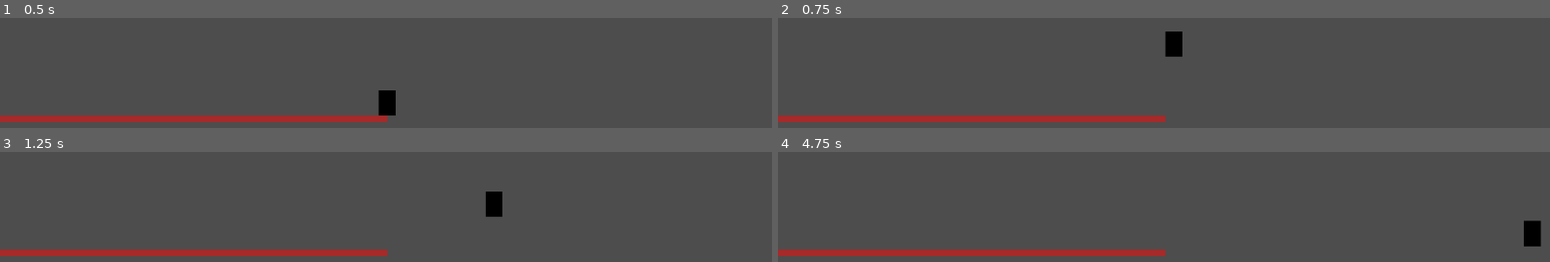
Above: before the commit, frames 1-4 (two rows, left to right).
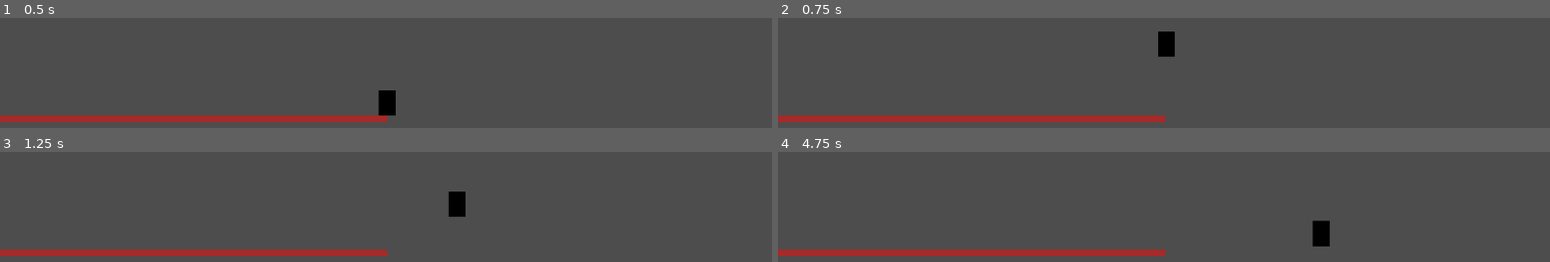
Above: after the commit, the same moments.

Repository: Darr3n2GG/2D-Platformer-Player-Object
Game: Godot game, scene res://src/scenes/test.tscn
The game is run twice, just before and just after one commit, with the same random seed, the same clock (stepped at 60 frames per second) and the same inputs. The project has no main scene, so this scene is started directly.
Inputs:
- Up to frame 1 (0.5 s): no input
- Up to frame 2 (0.75 s): tap Enter at 0.5 s; hold D (move_right) from 0.53 s (still down); hold Space (jump) from 0.53 s (still down)
- Up to frame 3 (1.25 s): keep holding D (move_right); keep holding Space (jump)
- Up to frame 4 (4.75 s): release Space (jump) at 1.28 s; tap Space (jump) at 1.35, 1.52, 1.82, 2.85, 3.02, 3.32, 4.35, 4.52 s; release D (move_right) at 2.03 s; hold A (move_left) 2.03-2.78 s; hold Space (jump) 2.03-2.78 s; hold D (move_right) 2.78-4.28 s; hold Space (jump) 3.53-4.28 s; hold A (move_left) from 4.28 s (still down)

Frame 1 is identical in both runs. In frame 2, 0.5% of the frame differs, in the area x 49-53%, y 12-36%; in frame 3, 1.0%; in frame 4, 1.1%, in the area x 69-99%, y 62-86%.

Commit message:
added stuff

Diff:
--- a/src/game_objects/Player/player.gd
+++ b/src/game_objects/Player/player.gd
@@ -19,6 +19,10 @@
 var jump_count: int = 0
 var jumping: bool = false
 
+var time_taken: float = 0.0
+var recorded: bool = false
+
+var acceleration_timer: float = 0.0
 
 @onready var animation_player: AnimationPlayer = $AnimationPlayer
 @onready var coyote_timer: Timer = $CoyoteTimer
@@ -41,18 +45,33 @@
 	elif !direction and velocity.x != 0:
 		decelerate(delta)
 
-func accelerate(direction: float, delta: float) -> void:
-	base_accelerate(max_speed * direction, acceleration_res.time, acceleration_res.curve, delta)
+func accelerate(direction_: float, delta: float) -> void:
+	if velocity.x == 0.0:
+		print("start acceleration")
+		time_taken = 0.0
+		recorded = false
+	elif abs(velocity.x) == max_speed and not recorded:
+		print("acceleration ended at time: " + str(time_taken))
+		time_taken = 0.0
+		recorded = true
+
+	if not recorded:
+		time_taken += delta
+		print(velocity.x)
+
+	if velocity.x == 0.0:
+		acceleration_timer = 0.0
+	base_accelerate(max_speed * direction_, acceleration_res.time, acceleration_res.curve, delta)
 
 func decelerate(delta: float) -> void:
 	base_accelerate(0, deceleration_res.time, deceleration_res.curve, delta)
 
-func turn_around(direction: float, delta: float):
-	base_accelerate(direction * max_speed, turn_around_res.time, turn_around_res.curve, delta)
+func turn_around(direction_: float, delta: float):
+	base_accelerate(direction_ * max_speed, turn_around_res.time, turn_around_res.curve, delta)
 
-func base_accelerate(to: float, time: float, curve: Curve, delta: float) -> void:
-	var acceleration = calculate_acceleration(velocity.x, time, max_speed, curve)
-	velocity.x = move_toward(velocity.x, to, acceleration * delta)
+func base_accelerate(to_: float, time_: float, curve_: Curve, delta: float) -> void:
+	var acceleration_ = calculate_acceleration(velocity.x, time_, max_speed, curve_)
+	velocity.x = acceleration_ * sign(to_)
 
 func base_jump() -> void:
 	jump(base_jump_velocity)
@@ -61,29 +80,32 @@
 	jump(extra_jump_velocity)
 	animation_player.play("flip")
 
-func base_wall_jump(direction_x : float) -> void:
-	wall_jump(base_jump_velocity, direction_x)
+func base_wall_jump(direction_: float) -> void:
+	wall_jump(base_jump_velocity, direction_)
 
-func jump(jump_velocity : float) -> void:
-	velocity.y = jump_velocity
+func jump(jump_velocity_: float) -> void:
+	velocity.y = jump_velocity_
 	jump_count += 1
 	jumping = true
 
-func wall_jump(jump_velocity : float, direction_x : float) -> void:
-	velocity = Vector2(direction_x * -1, 1.0) * jump_velocity
+func wall_jump(jump_velocity_: float, direction_: float) -> void:
+	velocity = Vector2(direction_ * -1, 1.0) * jump_velocity_
 	jump_count += 1
 	jumping = true
 
-func apply_gravity(delta: float, gravity: float) -> void:
-	velocity.y += gravity * delta
+func apply_gravity(delta_: float, gravity_: float) -> void:
+	velocity.y += gravity_ * delta_
 
 func get_direction() -> float:
 	return Input.get_axis("move_left", "move_right")
 
-func calculate_acceleration(initial_x_: float, time_: float, max_: float, curve_: Curve) -> float:
-	var t = clamp(abs(initial_x_) / max_, 0.0, 1.0)
-	var curve_factor = curve_.sample_baked(t)
-	return (max_ / time_) * curve_factor
+func calculate_acceleration(x_: float, time_: float, max_: float, curve_: Curve, time_step := 0.01) -> float:
+	var curve_factor = get_curve_factor(x_, max_, curve_)
+	return max_ * curve_factor
+
+func get_curve_factor(x_: float, max_: float, curve_: Curve) -> float:
+	var t = clamp(abs(x_) / max_, 0.0, 1.0)
+	return curve_.sample_baked(t)
 
 func set_jump_variables() -> void:
 	base_jump_velocity = jump_resource.calculate_base_jump_velocity()
@@ -97,7 +119,7 @@
 	coyote_timer.wait_time = coyote_frames / 60.0
 
 
-####### Unused ########
+#------------------- UNUSED -------------------#
 func calculate_smaple_offset(delta: float, bake_resolution: int, target_sample_time := 1.0 / 60.0) -> float:
 	var step_size = 1.0 / bake_resolution
 	return step_size * (delta / target_sample_time)
--- a/src/game_objects/Player/player.tscn
+++ b/src/game_objects/Player/player.tscn
@@ -17,7 +17,7 @@
 script = ExtResource("2_nm2bk")
 curve = SubResource("Curve_nm2bk")
 time = 0.1
-min_y = 0.0
+min_y = 0.1
 metadata/_custom_type_script = "uid://3hkug2nn1xvm"
 
 [sub_resource type="Curve" id="Curve_5mqf8"]
@@ -28,7 +28,7 @@
 script = ExtResource("2_nm2bk")
 curve = SubResource("Curve_5mqf8")
 time = 0.05
-min_y = 0.0
+min_y = 0.1
 metadata/_custom_type_script = "uid://3hkug2nn1xvm"
 
 [sub_resource type="Curve" id="Curve_c033j"]
@@ -39,7 +39,7 @@
 script = ExtResource("2_nm2bk")
 curve = SubResource("Curve_c033j")
 time = 0.05
-min_y = 0.0
+min_y = 0.1
 metadata/_custom_type_script = "uid://3hkug2nn1xvm"
 
 [sub_resource type="Resource" id="Resource_e4kym"]
--- /dev/null
+++ b/src/scenes/DebugLayer.tscn
@@ -0,0 +1,18 @@
+[gd_scene format=3 uid="uid://bor6fwhvbemwm"]
+
+[node name="DebugLayer" type="CanvasLayer"]
+
+[node name="Control" type="Control" parent="."]
+layout_mode = 3
+anchors_preset = 8
+anchor_left = 0.5
+anchor_top = 0.5
+anchor_right = 0.5
+anchor_bottom = 0.5
+offset_left = -573.0
+offset_top = -330.0
+offset_right = 573.0
+offset_bottom = 330.0
+grow_horizontal = 2
+grow_vertical = 2
+size_flags_horizontal = 4
--- a/src/scenes/test.tscn
+++ b/src/scenes/test.tscn
@@ -12,11 +12,11 @@
 script = ExtResource("3_1wpl3")
 curve = SubResource("Curve_m5uds")
 time = 0.1
-min_y = 0.1
+min_y = 0.001
 metadata/_custom_type_script = "uid://3hkug2nn1xvm"
 
 [sub_resource type="Curve" id="Curve_egtcd"]
-_data = [Vector2(0, 0), 0.0, 0.0, 0, 0, Vector2(1, 1), 1.4, 0.0, 0, 0]
+_data = [Vector2(0, 0), 0.0, 1.4, 0, 0, Vector2(1, 1), 0.0, 0.0, 0, 0]
 point_count = 2
 
 [sub_resource type="Resource" id="Resource_m5uds"]
--- /dev/null
+++ b/src/scripts/key_timer.gd
@@ -0,0 +1,15 @@
+class_name KeyTimer extends Node
+
+@export var target_key: StringName
+var _time_elapsed: float
+
+
+func _process(delta: float) -> void:
+	if Input.is_action_pressed(target_key):
+		_time_elapsed += delta
+
+	if Input.is_action_just_released(target_key):
+		reset_timer()
+
+func reset_timer() -> void:
+	_time_elapsed = 0.0
Not shown, added: src/scripts/key_timer.gd.uid
